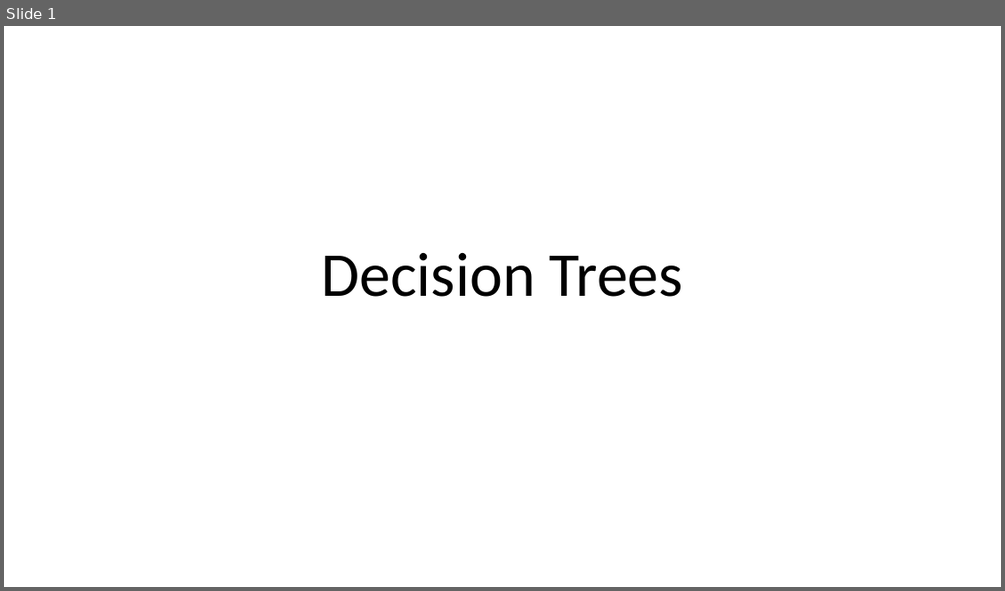
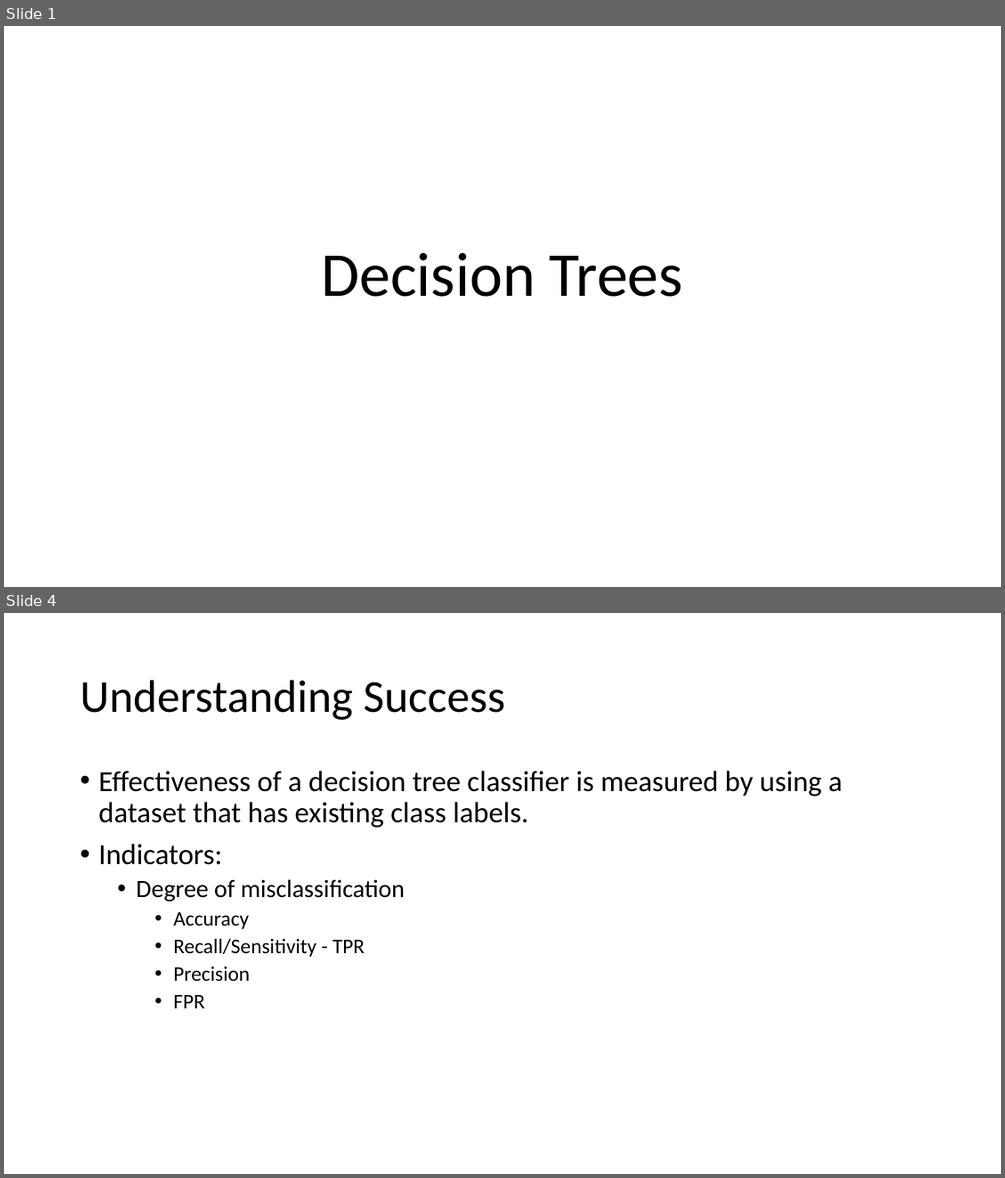
Before and after one commit to meenakshsundaram/AIML, a slide deck: DecisionTrees/DecisionTrees.pptx. Shown one above the other, each under a label of ours: slide 1 before the commit, slides 1 and 4 after it; the slides between them are not shown. The pictures are 1005x591 and 1005x1178 pixels, drawn with LibreOffice and Linux fonts; fonts in the diff are those of the drawing. Boxes give left, top, right and bottom in pixels: in the first picture for what was removed or moved away, otherwise in the second. Text is boxed around its words. In the diff, an @@ line names an element or a change of style, - is before the commit and + after.

Commit message:
Added examples to the definition of the classifier

```diff
--- a/DecisionTrees/DecisionTrees.pptx
+++ b/DecisionTrees/DecisionTrees.pptx
@@ slide 4 added at (x1=4, y1=613, x2=1001, y2=1174), background #FFFFFF @@
@@ title added at (x1=80, y1=680, x2=505, y2=720), 44 pt, text #000000 @@
+Understanding Success
@@ text added at (x1=98, y1=771, x2=842, y2=1008), 28 pt, text #000000 @@
+• Effectiveness of a decision tree classifier is measured by using a dataset that has existing class labels.
+• Indicators:
+  • Degree of misclassification
+    • Accuracy
+    • Recall/Sensitivity - TPR
+    • Precision
+    • FPR
```
Also in this commit, not shown: 5 other slides added, 1 slide removed.
